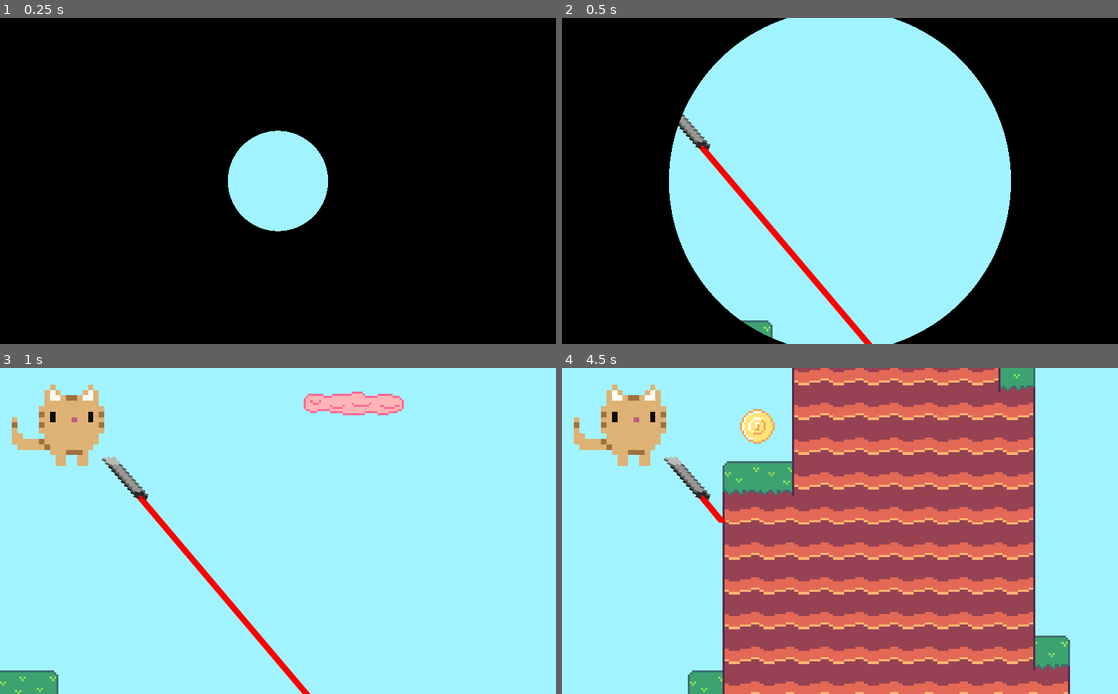
Above: before the commit, frames 1-4 (two rows, left to right).
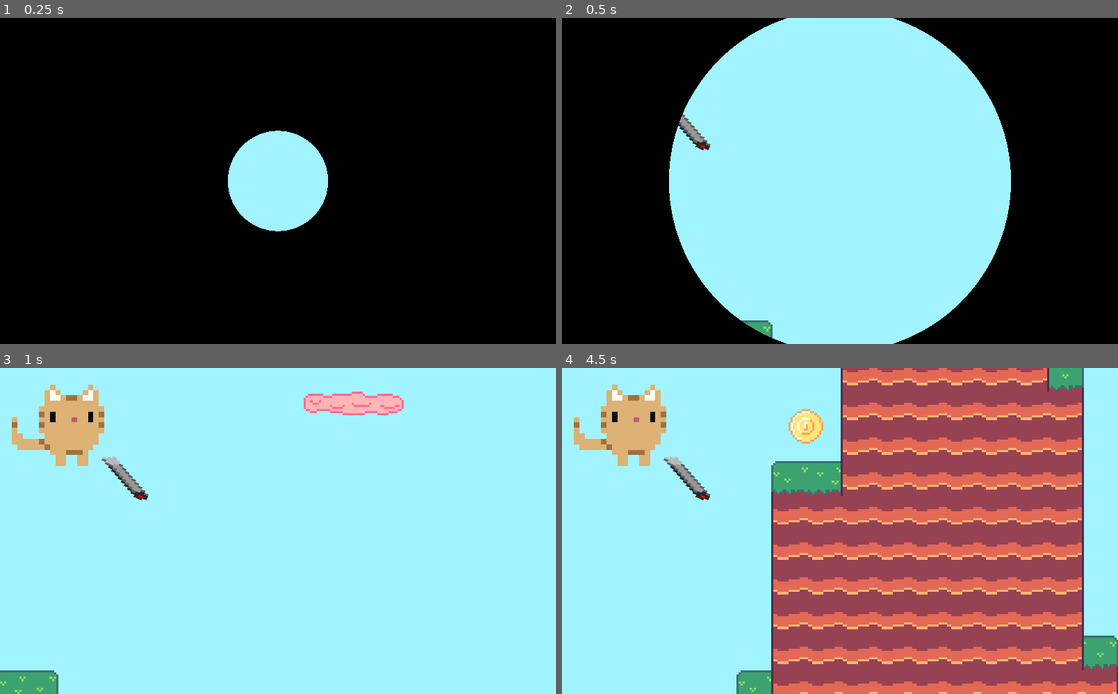
Above: after the commit, the same moments.

Repository: aarongrisez/gmtk2023
Game: Godot game, scene res://World/World.tscn
Same seed, same stepped clock (60 frames per second), same inputs: the game is played once before the commit and once after it. Sound files missing from this copy of the repository are replaced by a short silence.
Inputs (mouse positions are in pixels of both pictures, inside the frame that each line leads up to):
- Up to frame 1 (0.25 s): no input
- Up to frame 2 (0.5 s): no input
- Up to frame 3 (1 s): move the mouse to (400, 514) at 0.52 s; hold D (right) from 0.53 s (still down); click (400, 514) at 0.67 s; tap Space (jump) at 0.77 s
- Up to frame 4 (4.5 s): move the mouse to (728, 547) at 1.27 s; click (728, 547) at 1.42 s; tap Space (jump) at 1.52, 3.02, 3.77 s; move the mouse to (895, 459) at 2.02 s; release D (right) at 2.03 s; hold A (left) 2.03-2.78 s; click (895, 459) at 2.17 s; move the mouse to (812, 596) at 2.77 s; hold D (right) 2.78-4.28 s; click (812, 596) at 2.92 s; move the mouse to (1006, 579) at 3.52 s; click (1006, 579) at 3.67 s; move the mouse to (673, 482) at 4.27 s; hold A (left) from 4.28 s (still down); click (673, 482) at 4.42 s

Frame 1 is identical in both runs. In frame 2, 0.9% of the frame differs, in the area x 24-56%, y 39-100%; in frame 3, 0.9%; in frame 4, 29%, in the area x 22-100%, y 0-100%.
Error after the commit: Invalid set index 'position' (on base: 'null instance') with value of type 'Vector2'. (res://Player/Pen.gd:25)

Commit message:
IT IS ALIVEgit add .git add .git add .!

Diff:
--- a/gmtk2023/Objects/DialogArea/Assets/DialogArea.gd
+++ b/gmtk2023/Objects/DialogArea/Assets/DialogArea.gd
@@ -14,4 +14,5 @@
 func _input(event: InputEvent) -> void:
 	if event is InputEventMouseButton and event.button_index == 1:
 		if event.pressed:
+			print(get_global_mouse_position())
 			position = get_global_mouse_position()
--- a/gmtk2023/Player/Cat.tscn
+++ b/gmtk2023/Player/Cat.tscn
@@ -6,7 +6,6 @@
 [ext_resource path="res://Player/Assets/cat-neutral-1.png.png" type="Texture" id=4]
 
 [sub_resource type="CircleShape2D" id=2]
-radius = 1.13809
 
 [sub_resource type="SpriteFrames" id=1]
 animations = [ {
--- a/gmtk2023/Player/Pen.gd
+++ b/gmtk2023/Player/Pen.gd
@@ -13,14 +13,16 @@
 var movement_velocity = Vector2(0, 0)
 
 onready var raycast = get_tree().get_current_scene().find_node("RayCast2D")
+onready var destination = get_tree().get_current_scene().find_node("Destination")
 onready var kinematicBody = get_parent()
 
 func _ready():
 	pass # Replace with function body.
 
 func _draw():
-	draw_line(to_local(raycast_origin), to_local(raycast_collision), Color(1, 0, 0), 2, true)
-	pass
+	if Input.is_action_pressed('ui_laser'):
+		draw_line(to_local(raycast_origin), to_local(raycast_collision), Color(1, 0, 0), 2, true)
+		destination.position = raycast_collision
 
 func _process(delta):
 	var new_rotation = 0
--- a/gmtk2023/project.godot
+++ b/gmtk2023/project.godot
@@ -98,6 +98,12 @@
 "deadzone": 0.5,
 "events": [  ]
 }
+ui_laser={
+"deadzone": 0.5,
+"events": [ Object(InputEventKey,"resource_local_to_scene":false,"resource_name":"","device":0,"alt":false,"shift":false,"control":false,"meta":false,"command":false,"pressed":false,"scancode":32,"physical_scancode":0,"unicode":0,"echo":false,"script":null)
+, Object(InputEventKey,"resource_local_to_scene":false,"resource_name":"","device":0,"alt":false,"shift":false,"control":false,"meta":false,"command":false,"pressed":false,"scancode":16777238,"physical_scancode":0,"unicode":0,"echo":false,"script":null)
+ ]
+}
 
 [physics]
 
